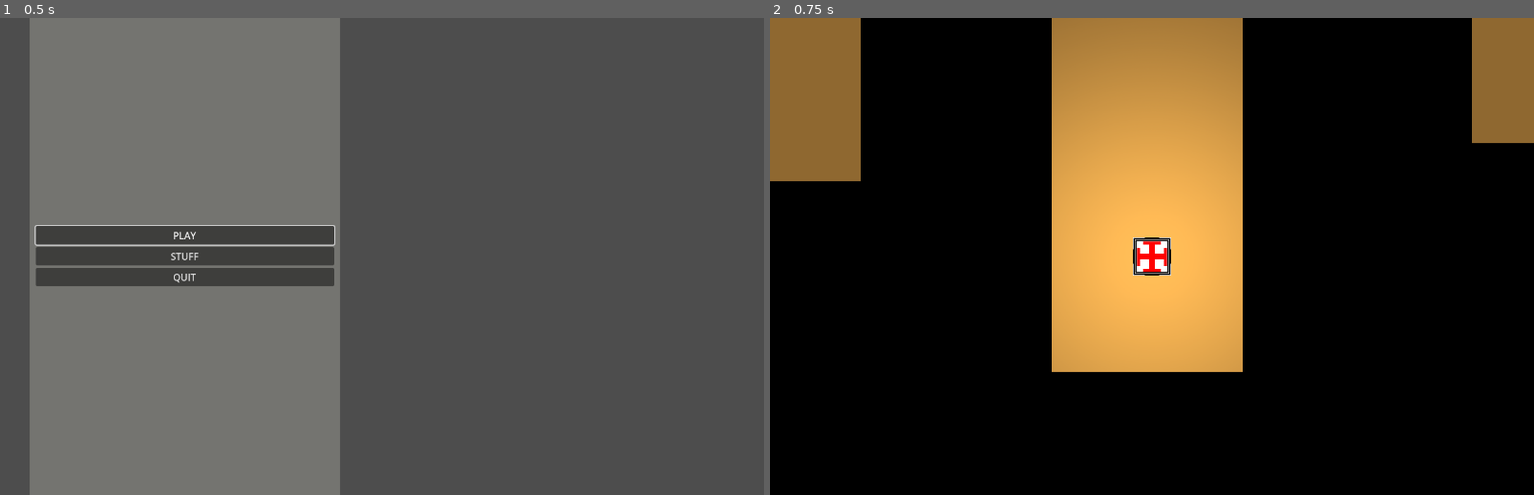
Above: before the commit, frames 1-2 (left to right).
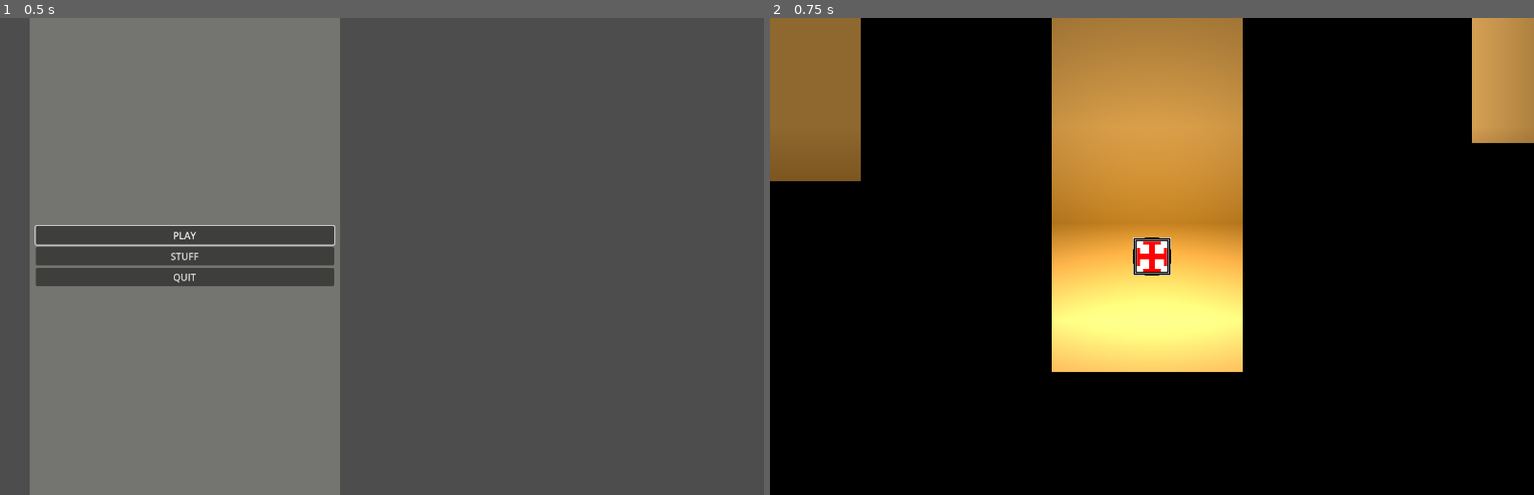
Above: after the commit, the same moments.

Repository: Graunder/ggj24
Game: Godot game, scene res://Assets/Scenes/main.tscn
Two runs of this game, one before a commit and one after it. Both use one fixed random seed, a clock stepped at 60 frames per second and the inputs below.
Inputs:
- Up to frame 1 (0.5 s): no input
- Up to frame 2 (0.75 s): click "PLAY" at 0.5 s

Frame 1 is identical in both runs. In frame 2, 11% of the frame differs, in the area x 36-100%, y 0-75%.

Commit message:
editing floor of level

Diff:
--- a/Assets/Scenes/Levels/DEV_Level.tscn
+++ b/Assets/Scenes/Levels/DEV_Level.tscn
@@ -178,7 +178,8 @@
 
 [node name="Sprite2D" type="Sprite2D" parent="."]
 z_index = -1
-position = Vector2(567, -3799.5)
+texture_repeat = 2
+position = Vector2(447, -2577)
 scale = Vector2(183.219, 162.641)
 texture = ExtResource("1_kimwi")
 
Binary file changed: Assets/Textures/Sprites/Temp_Ground.png
Not shown, changed: Assets/Stuff/psd_file.psd
